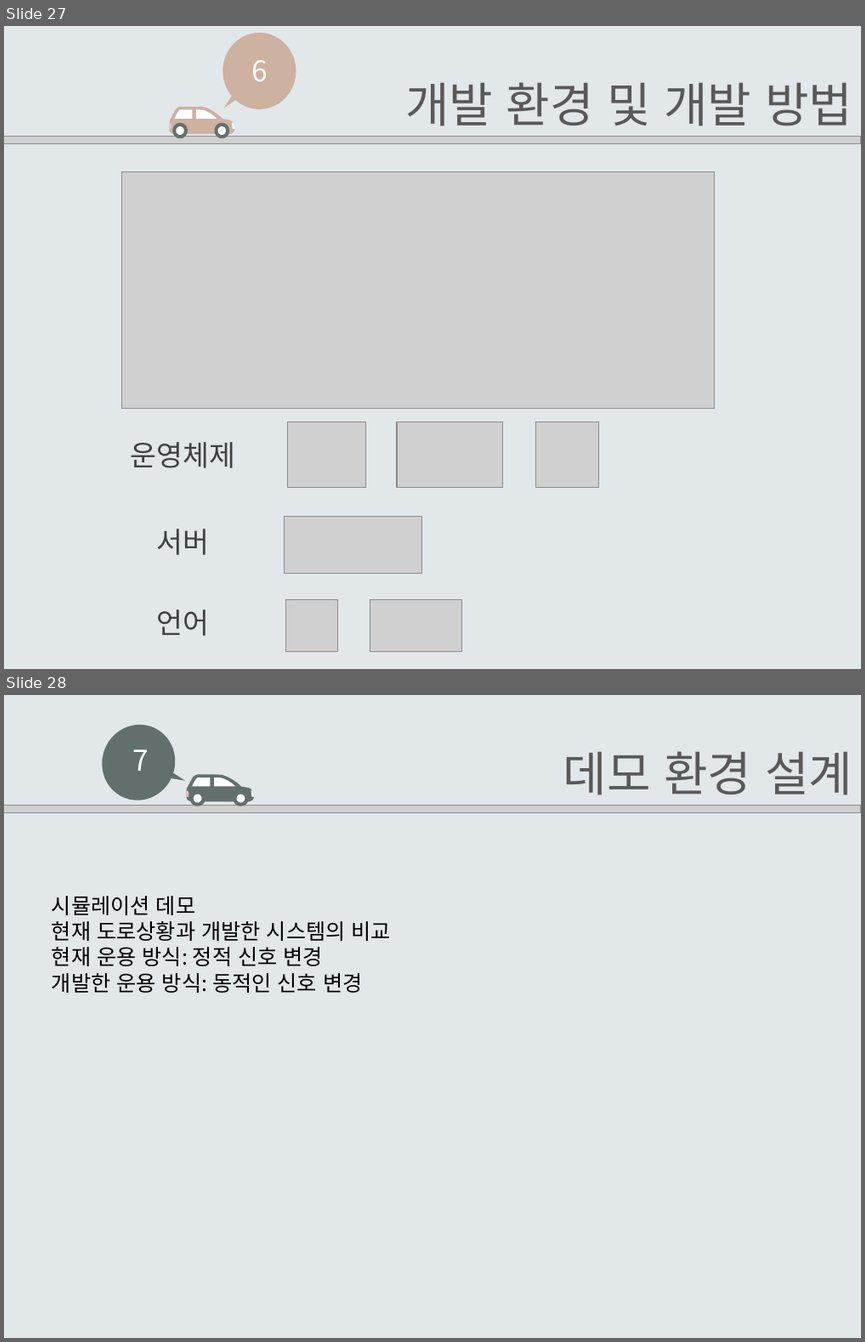
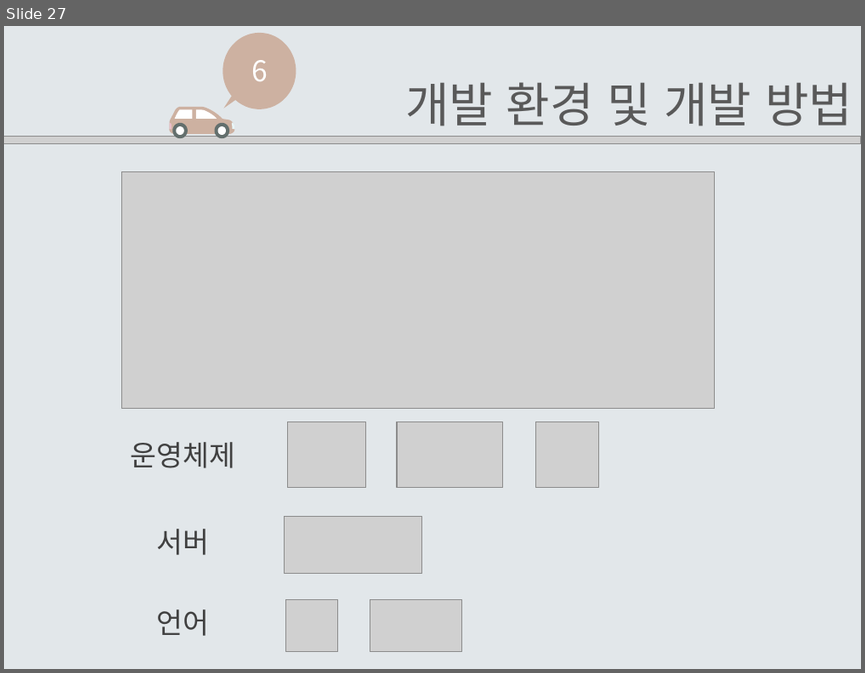
Before and after one commit to EomHeeSang/grad_proj, a slide deck: 발표자료/설계서2-14(엄희상,박주호,김태경)_re.pptx. Shown one above the other, each under a label of ours: slides 27 and 28 before the commit, slide 27 after it. The pictures are 865x1342 and 865x673 pixels, drawn with LibreOffice and Linux fonts; fonts in the diff are those of the drawing; grey boxes stand for pictures. Boxes give left, top, right and bottom in pixels: in the first picture for what was removed or moved away, otherwise in the second. Text is boxed around its words. In the diff, an @@ line names an element or a change of style, - is before the commit and + after.

```diff
--- a/발표자료/설계서2-14(엄희상,박주호,김태경)_re.pptx
+++ b/발표자료/설계서2-14(엄희상,박주호,김태경)_re.pptx
@@ slide 28 removed at [4,695,861,1338], background #E2E7EA @@
@@ group removed at [4,714,861,816]: 11 freeform shapes, 2 texts, 1 picture @@
-데모 환경 설계
-7
@@ text removed at [52,896,391,993] @@
-시뮬레이션 데모
-현재 도로상황과 개발한 시스템의 비교
-현재 운용 방식: 정적 신호 변경
-개발한 운용 방식: 동적인 신호 변경
```
Also in this commit, not shown: 1 slide changed, 1 slide added, 4 other files.
